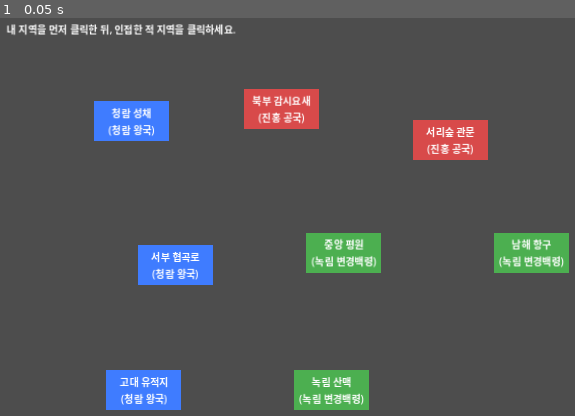
Above: before the commit, frame 1.
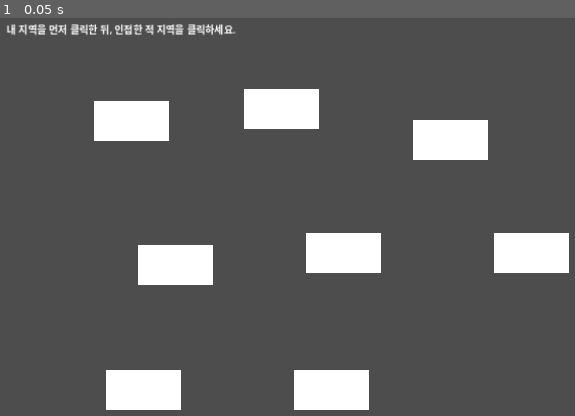
Above: after the commit, the same moment.

Repository: yogitobi31/season-of-warlords
Game: Godot game, scene res://scenes/WorldMap.tscn
Same seed, same stepped clock (60 frames per second), same inputs: the game is played once before the commit and once after it.
Inputs:
- Up to frame 1 (0.05 s): no input

The runs differ from the first frame. In frame 1, 10% of the frame differs, in the area x 16-99%, y 17-99%.
Error after the commit: Invalid assignment of property or key 'mouse_filter' with value of type 'int' on a base object of type 'Line2D'. (res://scripts/RegionNode.gd:30)

Commit message:
Improve world map click flow and battle transition MVP

Diff:
--- a/scripts/Battle.gd
+++ b/scripts/Battle.gd
@@ -14,10 +14,19 @@
 	spawn_teams()
 
 func create_ui() -> void:
+	var background := ColorRect.new()
+	background.position = Vector2(0, 0)
+	background.size = Vector2(1280, 720)
+	background.color = Color("1f1f2f")
+	add_child(background)
+
 	result_label = Label.new()
 	result_label.position = Vector2(20, 20)
 	result_label.size = Vector2(1240, 80)
-	result_label.text = "전투 시작! 자동으로 진행됩니다."
+
+	var attack_name := GameState.regions.get(GameState.attack_region_id, {}).get("name", "알 수 없는 지역")
+	var defense_name := GameState.regions.get(GameState.defense_region_id, {}).get("name", "알 수 없는 지역")
+	result_label.text = "전투: %s → %s\n자동전투 진행 중..." % [attack_name, defense_name]
 	add_child(result_label)
 
 func spawn_teams() -> void:
--- a/scripts/RegionNode.gd
+++ b/scripts/RegionNode.gd
@@ -10,6 +10,10 @@
 
 var _shape_node: ColorRect
 var _name_label: Label
+var _border: Line2D
+var _status_label: Label
+var _is_selected := false
+var _is_attackable := false
 
 func _ready() -> void:
 	input_pickable = true
@@ -17,14 +21,37 @@
 	_shape_node = ColorRect.new()
 	_shape_node.size = Vector2(120, 64)
 	_shape_node.position = Vector2(-60, -32)
+	_shape_node.mouse_filter = Control.MOUSE_FILTER_IGNORE
 	add_child(_shape_node)
+
+	_border = Line2D.new()
+	_border.width = 3.0
+	_border.default_color = Color.TRANSPARENT
+	_border.mouse_filter = Control.MOUSE_FILTER_IGNORE
+	_border.points = PackedVector2Array([
+		Vector2(-60, -32),
+		Vector2(60, -32),
+		Vector2(60, 32),
+		Vector2(-60, 32),
+		Vector2(-60, -32)
+	])
+	add_child(_border)
 
 	_name_label = Label.new()
 	_name_label.horizontal_alignment = HORIZONTAL_ALIGNMENT_CENTER
 	_name_label.vertical_alignment = VERTICAL_ALIGNMENT_CENTER
 	_name_label.size = Vector2(120, 64)
 	_name_label.position = Vector2(-60, -32)
+	_name_label.mouse_filter = Control.MOUSE_FILTER_IGNORE
 	add_child(_name_label)
+
+	_status_label = Label.new()
+	_status_label.horizontal_alignment = HORIZONTAL_ALIGNMENT_CENTER
+	_status_label.size = Vector2(120, 20)
+	_status_label.position = Vector2(-60, 34)
+	_status_label.mouse_filter = Control.MOUSE_FILTER_IGNORE
+	_status_label.text = ""
+	add_child(_status_label)
 
 	# 클릭 판정 영역을 설정합니다.
 	var collision := CollisionShape2D.new()
@@ -51,12 +78,33 @@
 	owner_faction = faction_id
 	update_visual()
 
+func set_selected(selected: bool) -> void:
+	_is_selected = selected
+	update_visual()
+
+func set_attackable(attackable: bool) -> void:
+	_is_attackable = attackable
+	update_visual()
+
 func update_visual() -> void:
 	if _shape_node == null or _name_label == null:
 		return
-	_shape_node.color = GameState.FACTION_COLORS.get(owner_faction, Color.DIM_GRAY)
+	var base_color: Color = GameState.FACTION_COLORS.get(owner_faction, Color.DIM_GRAY)
+	_shape_node.color = base_color
+	if _is_selected:
+		_shape_node.color = base_color.lightened(0.35)
+		_border.default_color = Color.WHITE
+		_status_label.text = "선택됨"
+	elif _is_attackable:
+		_shape_node.color = base_color.lightened(0.2)
+		_border.default_color = Color.GOLD
+		_status_label.text = "공격 가능"
+	else:
+		_border.default_color = Color.TRANSPARENT
+		_status_label.text = ""
 	_name_label.text = "%s\n(%s)" % [region_name, GameState.FACTION_NAMES.get(owner_faction, "Unknown")]
 
 func _input_event(_viewport: Viewport, event: InputEvent, _shape_idx: int) -> void:
 	if event is InputEventMouseButton and event.pressed and event.button_index == MOUSE_BUTTON_LEFT:
+		print("Region clicked: ", region_id)
 		emit_signal("region_clicked", region_id)
--- a/scripts/WorldMap.gd
+++ b/scripts/WorldMap.gd
@@ -17,7 +17,7 @@
 func create_ui() -> void:
 	info_label = Label.new()
 	info_label.position = Vector2(20, 20)
-	info_label.size = Vector2(1200, 80)
+	info_label.size = Vector2(1200, 90)
 	add_child(info_label)
 
 func spawn_regions() -> void:
@@ -34,6 +34,31 @@
 	for region_id in region_nodes.keys():
 		var node: RegionNode = region_nodes[region_id]
 		node.update_owner(GameState.get_region_owner(region_id))
+	clear_region_highlights()
+	if GameState.selected_region_id != "":
+		update_selection_visuals(GameState.selected_region_id)
+
+func clear_region_highlights() -> void:
+	for region_id in region_nodes.keys():
+		var node: RegionNode = region_nodes[region_id]
+		node.set_selected(false)
+		node.set_attackable(false)
+
+func update_selection_visuals(selected_region_id: String) -> void:
+	clear_region_highlights()
+	if not region_nodes.has(selected_region_id):
+		return
+
+	var selected_node: RegionNode = region_nodes[selected_region_id]
+	selected_node.set_selected(true)
+
+	for neighbor_id in GameState.regions[selected_region_id].get("adjacent", []):
+		var n_id := str(neighbor_id)
+		if GameState.get_region_owner(n_id) == GameState.PLAYER_FACTION:
+			continue
+		if region_nodes.has(n_id):
+			var node: RegionNode = region_nodes[n_id]
+			node.set_attackable(true)
 
 func show_default_message() -> void:
 	var result_text := ""
@@ -44,6 +69,7 @@
 	info_label.text = result_text + "내 지역을 먼저 클릭한 뒤, 인접한 적 지역을 클릭하세요."
 
 func _on_region_clicked(region_id: String) -> void:
+	print("WorldMap received region click: ", region_id)
 	var region_owner := GameState.get_region_owner(region_id)
 
 	if GameState.selected_region_id == "":
@@ -52,25 +78,30 @@
 			info_label.text = "플레이어 소유 지역부터 선택해야 합니다."
 			return
 		GameState.selected_region_id = region_id
-		info_label.text = "%s 선택됨. 인접한 적 지역을 선택하세요." % GameState.regions[region_id]["name"]
+		update_selection_visuals(region_id)
+		info_label.text = "선택된 지역: %s\n인접한 적 지역을 선택하세요." % GameState.regions[region_id]["name"]
 		return
 
 	# 이미 시작 지역을 선택한 경우
 	if region_id == GameState.selected_region_id:
 		GameState.clear_selection()
+		clear_region_highlights()
 		show_default_message()
 		return
 
 	# 2단계: 인접 체크
 	if not GameState.is_adjacent(GameState.selected_region_id, region_id):
-		info_label.text = "인접하지 않은 지역입니다. 다른 지역을 선택하세요."
+		info_label.text = "인접하지 않은 지역입니다."
 		return
 
 	# 3단계: 적 지역 체크
 	if region_owner == GameState.PLAYER_FACTION:
-		info_label.text = "아군 지역입니다. 인접한 적 지역을 선택하세요."
+		GameState.selected_region_id = region_id
+		update_selection_visuals(region_id)
+		info_label.text = "선택된 지역: %s\n인접한 적 지역을 선택하세요." % GameState.regions[region_id]["name"]
 		return
 
 	# 전투 진입 정보 설정 후 전투 씬 전환
 	GameState.set_battle_context(GameState.selected_region_id, region_id)
+	print("Starting battle from ", GameState.selected_region_id, " to ", region_id)
 	get_tree().change_scene_to_file("res://scenes/Battle.tscn")
